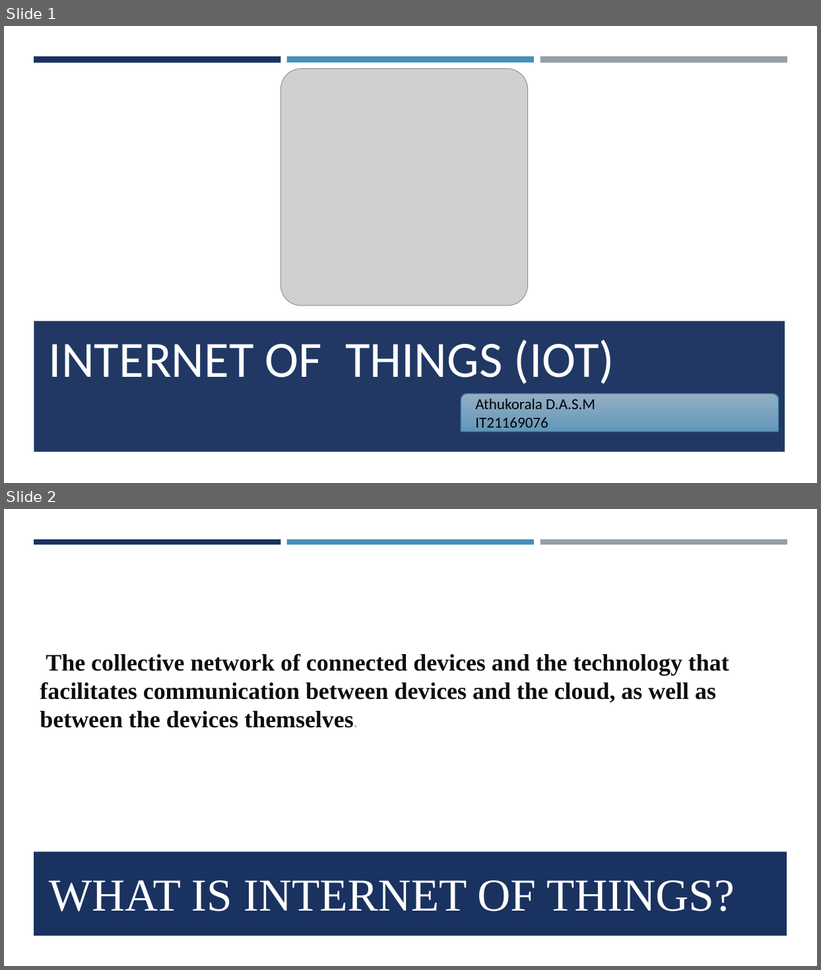
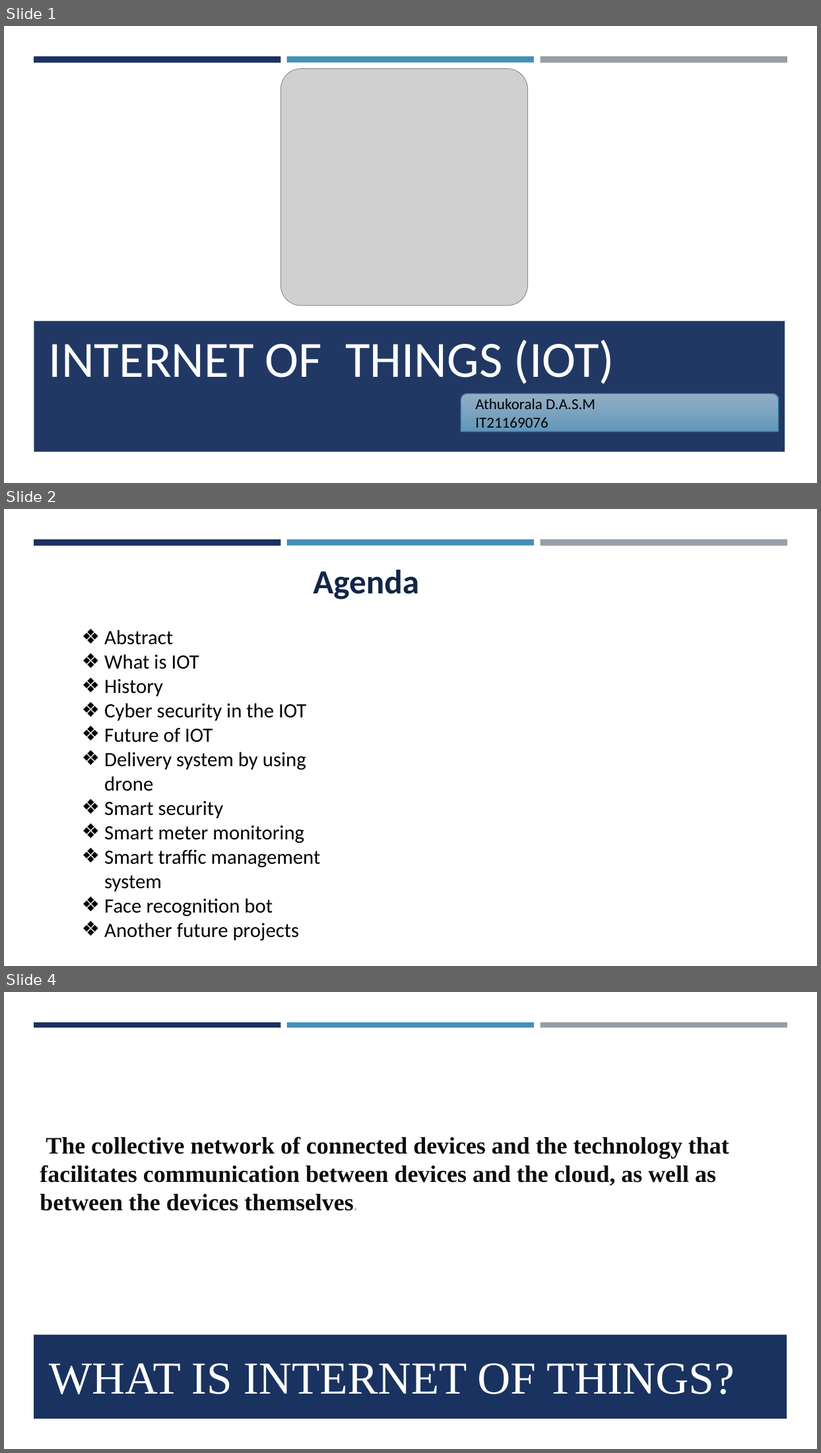
Before and after one commit to IT21169076/2nd-year-1st-sem-projects, a slide deck: ICS PPT.pptx. Shown one above the other, each under a label of ours: slides 1 and 2 before the commit, slides 1, 2 and 4 after it; the slides between them are not shown. The pictures are 821x970 and 821x1453 pixels, drawn with LibreOffice and Linux fonts; fonts in the diff are those of the drawing; grey boxes stand for pictures; background and template pictures are left out. Boxes give left, top, right and bottom in pixels: in the first picture for what was removed or moved away, otherwise in the second. Text is boxed around its words. In the diff, an @@ line names an element or a change of style, - is before the commit and + after.

```diff
--- a/ICS PPT.pptx
+++ b/ICS PPT.pptx
@@ slide 2 added at [4, 509, 817, 966], background #FFFFFF; not listed: 3 template elements that a slide beside it also shows @@
@@ text added at [313, 570, 419, 599], 40 pt, text #142648, bold @@
+Agenda
@@ text added at [104, 630, 321, 941], 24 pt, text #000000 @@
+❖ Abstract
+❖ What is IOT
+❖ History
+❖ Cyber security in the IOT
+❖ Future of IOT
+❖ Delivery system by using drone
+❖ Smart security
+❖ Smart meter monitoring
+❖ Smart traffic management system
+❖ Face recognition bot
+❖ Another future projects
@@ what was slide 2 is now slide 4 @@
```
Also in this commit, not shown: 1 other slide added.
